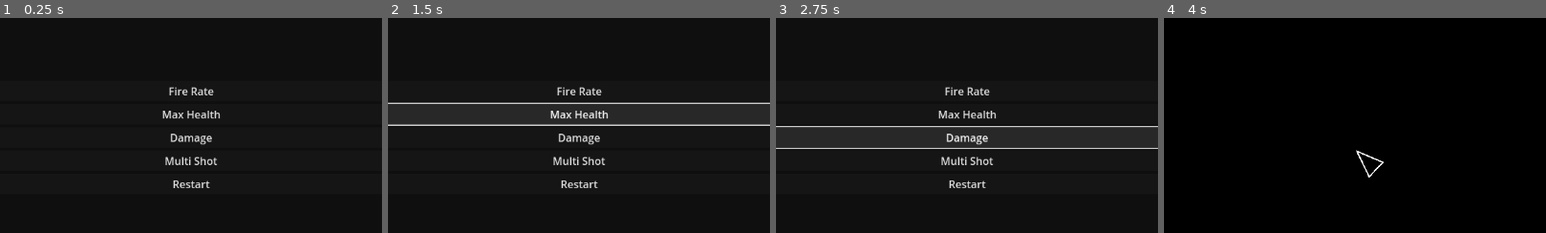
Above: before the commit, frames 1-4 (left to right).
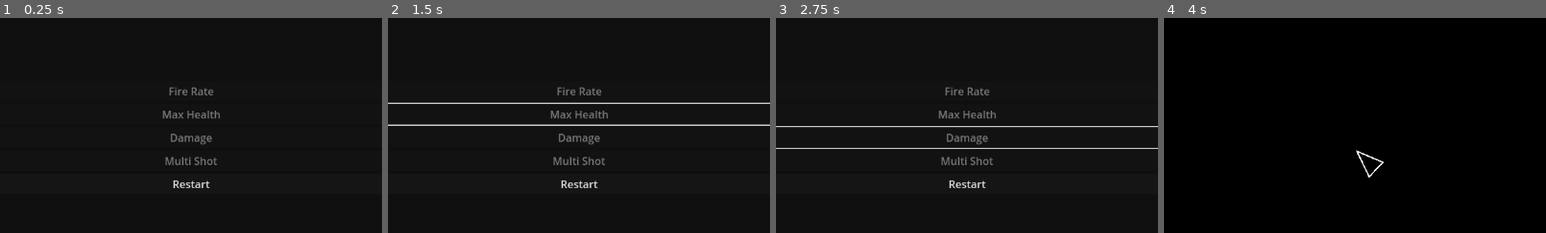
Above: after the commit, the same moments.

Repository: Ranzor/incremental
Game: Godot game, scene res://scenes/upgrade_menu.tscn
Same seed, same stepped clock (60 frames per second), same inputs: the game is played once before the commit and once after it. This scene is started directly instead of the project's main scene.
Inputs (mouse positions are % of the whole screen's width and height, from its top left):
- Up to frame 1 (0.25 s): no input
- Up to frame 2 (1.5 s): click (49, 34) at 0.5 s, where only the run before the commit has a clickable "Fire Rate"; click (49, 39) at 1.25 s, where only the run before the commit has a clickable "Max Health"
- Up to frame 3 (2.75 s): click (49, 45) at 2 s, where only the run before the commit has a clickable "Damage"
- Up to frame 4 (4 s): click (49, 50) at 2.75 s, where only the run before the commit has a clickable "Multi Shot"; click "Restart" at 3.5 s
The pictures show only the part of the screen within x 24-74%, y 17-67%; the shares and areas given below are measured in that part.

The runs differ from the first frame. In frame 1, 1.0% of the frame differs, in the area x 42-58%, y 32-69%; in frame 2, 1.2%; in frame 3, 1.1%; in frame 4, nothing differs.

Commit message:
Fixed some menu bugs

Diff:
--- a/Scripts/player_data.gd
+++ b/Scripts/player_data.gd
@@ -3,16 +3,16 @@
 var upgrade_points : int = 0
 
 var fire_rate : float = 1.0
-var fire_rate_cost : int = 10
+var fire_rate_cost : int = 5
 
 var max_health : int = 20
-var max_health_cost : int = 10
+var max_health_cost : int = 15
 
 var damage : int = 10
-var damage_cost : int = 10
+var damage_cost : int = 20
 
 var multi_shot_level : int = 0
-var multi_shot_cost : int = 10
+var multi_shot_cost : int = 40
 
 func reset() -> void:
 	fire_rate = 1.0
--- a/Scripts/upgrade_menu.gd
+++ b/Scripts/upgrade_menu.gd
@@ -6,26 +6,52 @@
 	$Panel/VBoxContainer/DamageButton.connect("pressed", Callable(self,"on_damage_upgrade"))
 	$Panel/VBoxContainer/MultiShotButton.connect("pressed", Callable(self,"on_multi_shot_upgrade"))
 	$Panel/VBoxContainer/RestartButton.connect("pressed", Callable(self,"restart"))
+	set_buttons()
 
 func on_fire_rate_upgrade() -> void:
 	if PlayerData.upgrade_points >= PlayerData.fire_rate_cost:
 		PlayerData.upgrade_points -= PlayerData.fire_rate_cost
 		PlayerData.fire_rate = max(PlayerData.fire_rate -0.1, 0.2)
+		set_buttons()
 
 func on_health_upgrade() -> void:
 	if PlayerData.upgrade_points >= PlayerData.max_health_cost:
 		PlayerData.upgrade_points -= PlayerData.max_health_cost
 		PlayerData.max_health += 20
+		set_buttons()
 
 func on_damage_upgrade() -> void:
 	if PlayerData.upgrade_points >= PlayerData.damage_cost:
 		PlayerData.upgrade_points -= PlayerData.damage_cost
 		PlayerData.damage += 10
+		set_buttons()
 
 func on_multi_shot_upgrade() -> void:
 	if PlayerData.upgrade_points >= PlayerData.multi_shot_cost:
 		PlayerData.upgrade_points -= PlayerData.multi_shot_cost
 		PlayerData.multi_shot_level += 1
+		set_buttons()
 
 func restart() -> void:
 	get_tree().change_scene_to_file("res://scenes/game.tscn")
+
+func set_buttons() -> void:
+	if PlayerData.upgrade_points >= PlayerData.fire_rate_cost:
+		$Panel/VBoxContainer/FireRateButton.disabled = false
+	else:
+		$Panel/VBoxContainer/FireRateButton.disabled = true
+
+	if PlayerData.upgrade_points >= PlayerData.max_health_cost:
+		$Panel/VBoxContainer/HealthButton.disabled = false
+	else:
+		$Panel/VBoxContainer/HealthButton.disabled = true
+
+	if PlayerData.upgrade_points >= PlayerData.damage_cost:
+		$Panel/VBoxContainer/DamageButton.disabled = false
+	else:
+		$Panel/VBoxContainer/DamageButton.disabled = true
+
+	if PlayerData.upgrade_points >= PlayerData.multi_shot_cost:
+		$Panel/VBoxContainer/MultiShotButton.disabled = false
+	else:
+		$Panel/VBoxContainer/MultiShotButton.disabled = true
--- a/scenes/upgrade_menu.tscn
+++ b/scenes/upgrade_menu.tscn
@@ -25,18 +25,22 @@
 
 [node name="FireRateButton" type="Button" parent="Panel/VBoxContainer"]
 layout_mode = 2
+disabled = true
 text = "Fire Rate"
 
 [node name="HealthButton" type="Button" parent="Panel/VBoxContainer"]
 layout_mode = 2
+disabled = true
 text = "Max Health"
 
 [node name="DamageButton" type="Button" parent="Panel/VBoxContainer"]
 layout_mode = 2
+disabled = true
 text = "Damage"
 
 [node name="MultiShotButton" type="Button" parent="Panel/VBoxContainer"]
 layout_mode = 2
+disabled = true
 text = "Multi Shot"
 
 [node name="RestartButton" type="Button" parent="Panel/VBoxContainer"]
